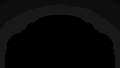
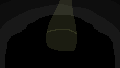
Before/after of a 120 x 68 layered artwork. What changed in the layer stack:
added layer "Layer 1" above "Layer 0" over [46, 0, 77, 51]
